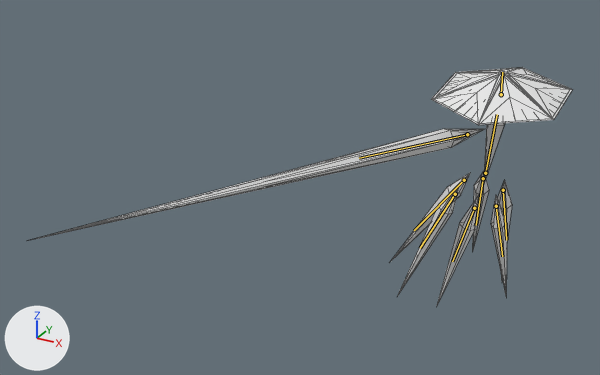
One commit to the Blender file Enemies/Clarity.blend: the scene before it, then after it.
Camera for both pictures: a 50 mm lens placed at (21.2, -78.1, 37.3), pointed at (-12.9, -16.1, 6.3). Lighting does not change. The marker at lower left points along +X, +Y and +Z. The older version comes first. Both versions are drawn at frame 280 of the action 'SpawnerBoostPlanet'; the numbers are the values there. The bones that bend it are drawn over the model as lines. Mesh edges are drawn as thin lines.

The first picture shows 'Arm', 'BackLeft', 'BackRight', 'Center', 'FrontLeft', 'FrontRight', 'Hat', 'MiddleLeft', 'MiddleRight'.
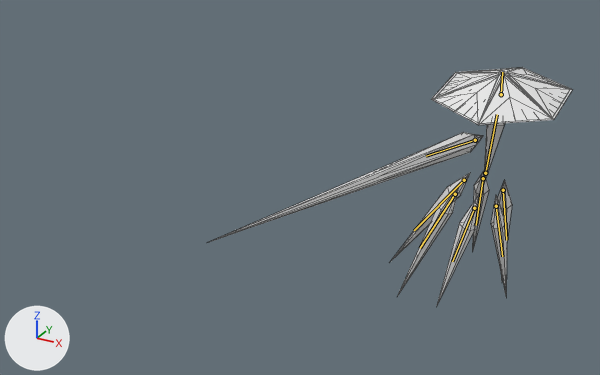
Commit message: Save Before Clarity Pre Fight Anim

Pixel boxes (x1, y1, x2, y2) of what changed, in the pictures (600 x 375 px):
'Arm', posed (40% narrower): before (28, 129, 484, 241); after (210, 132, 483, 242)
bone 'Arm', root to tip: before (467, 134) to (359, 158); after (475, 140) to (426, 156)

What the commit changed:
Bone 'Arm' (bone_arm) moves from (-0.57, -1.37, 2.02) to (-0.95, -2.26, 3.35).
Bone 'Arm' (bone_arm) turns from (47, 7, -23) to (77, 14, -33) degrees about its own x, y and z.
